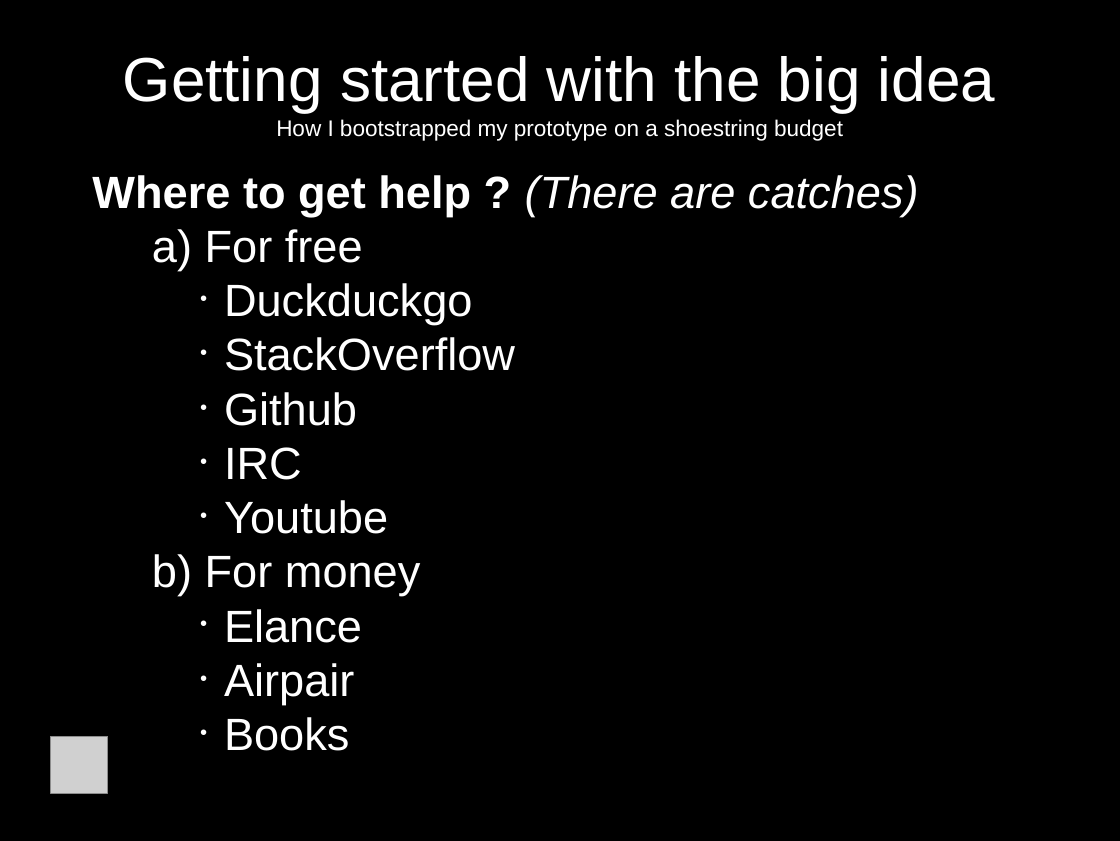
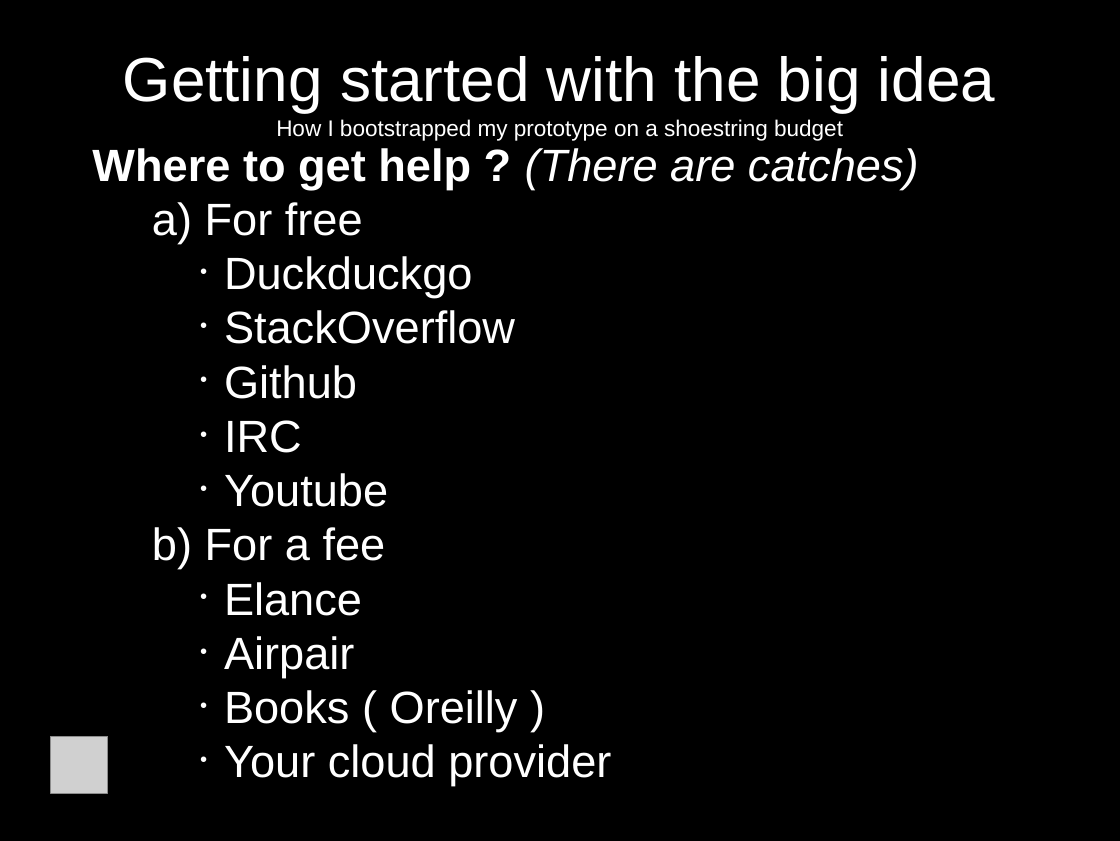
Before and after one commit to jcda/django-mvp-install-script, a slide deck: slide 19 of MVP-presentation-BD-Meetup.odp (slide 15 before the commit). Drawn at 1120x841 pixels with LibreOffice and Linux fonts; fonts in the diff are those of the drawing; grey boxes stand for pictures. Boxes give left, top, right and bottom in pixels: in the first picture for what was removed or moved away, otherwise in the second. Text is boxed around its words. In the diff, an @@ line names an element or a change of style, - is before the commit and + after.

```diff
--- a/MVP-presentation-BD-Meetup.odp
+++ b/MVP-presentation-BD-Meetup.odp
@@ subtitle "Where to get help ? ...": place and size @@
-subtitle "Where to get help ? ..." at bbox=[92, 175, 919, 751]
+subtitle "Where to get help ? ..." at bbox=[92, 148, 919, 786]
@@ subtitle at bbox=[152, 527, 386, 569]: text changed @@
-      b) For money
+      b) For a fee
@@ subtitle at bbox=[224, 690, 611, 786]: text changed @@
-            • Books
+            • Books ( Oreilly )
+            • Your cloud provider
```
Also in this commit, not shown: 11 other slides changed, 3 slides added, 2 other files.
